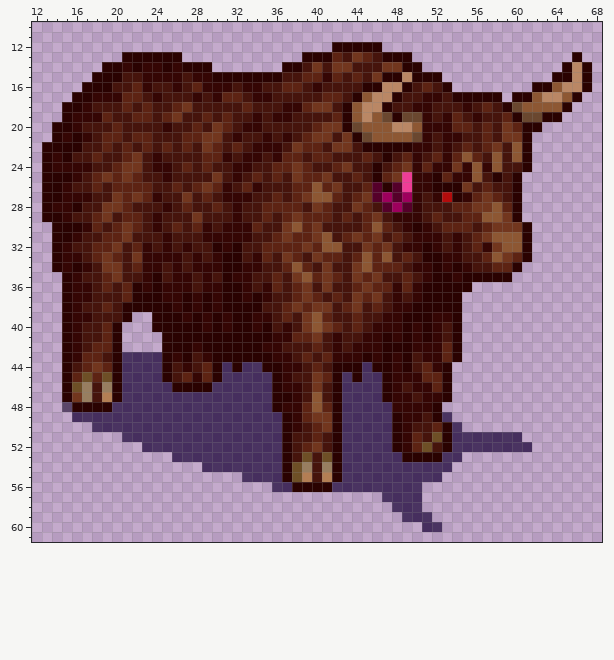
Sprite sheet, stored at images/units/bulls/bull.png. Above: the version before the commit.
The file is 72x72 pixels. Shown: x 12..68, y 10..61.
New version:
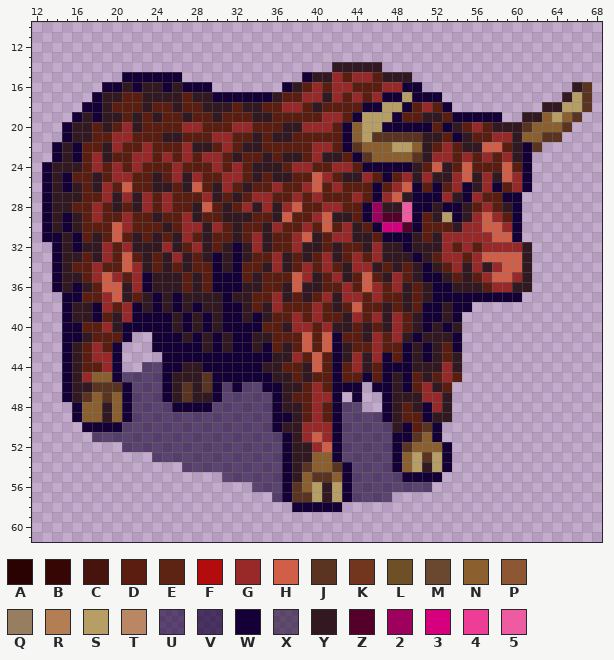
Palette (. is transparent): A #2a0201  B #350604  C #46140c  D #5c1d11  E #5d2313  F #b30c0c  G #992828  H #d15e47  J #5a3321  K #72361e  L #6e4f26  M #6a472f  N #8b602e  P #8d5733  Q #987e60  R #b37e54  S #b69e64  T #ba8765  U #16003499  V #160034b3  W #140036  X #342244b3  Y #321821  Z #55002a  2 #9e005d  3 #d6007f  4 #ee3d96  5 #ef5ba1
Difference:
Changed rows in their new state; - is an unchanged pixel.
first column x 13:
12 -----------------------------.....---------------------
13 --------......------------...........----------------.-
14 ------...........-------.....YYYYY....--------------...
15 -----...WWWWWW............WYYGDGGDYYY...-----------....
16 ----..WWYWYYWYWWW.......WYDGDGGDDDGGWW...--------....YJ
17 ---..WYYDDYYYYDYYWWWWWWYDDGGYGDGDGWWSWWW......-.....YSJ
18 --..WWYDDDYDDYDDYYYDYYDDGGDYDDDDWWSSWDGDW.........YYSSJ
19 --.WYWYYDYDYDDYDDYDDDYYDDDDDGGDWSSSWDDYYDWWWWW..YYNSNJ-
20 -.WYYDYDGYDDDDGGDDDGGDDDYYGGGDWNSSWWWWWDWYDGDYYYJNNNJ--
21 -.WYYDDGGDDDYYDDDGGDDYDYYDDDDDWNSJJJJJYYDWYDDGGYNNJJ---
22 .WYWDDYGDDGDDDGYYDGDYYDDDDDGGDWJNNNSSNYDGDYYHHDYWJ-----
23 .WYWDGYDDGGDGDGDGGDYDDYDYYDGYYDWJNNNNJYGGDGDGDGYW------
24 WYYYDGDGDGDDDGDDDGDGDYYYDGGDDGGDWWWWWYDHYDHDDDHDW------
25 WYWDDYDGGDDYDGYGDDGGDYDYYDDHGDYYGDWDGYGYYGHYGYHGW------
26 WYWYDYGDHDDYYDYHDYGDYDDGDDGHDGDDDWDGHWDWDGWYGWDGW------
27 WYYYDDGYGYGDGDDDGYDYDGGDDGDGDDDGDWGHYWWWGYWGDDWW-------
28 WYYDDGDYDYGDGDDYHDYDGYGYGHDDGGDDW2YY5WWYWWYDGDYW-------
29 WYWYDGDDGDDYDDGYDDYYYDDYHDDGHYYDW2ZZ5WDYSWYGHGDW-------
30 WYWYDDDHGDDDYDGGYGDYDDYGDDGDHDGYDW33ZWDDDYGGHHGW.------
31 WWYWDYDHDYDYDYGDYDDYDGYDDGHYDGGYYDWWWYDYGGGGGHHW.------
32 -WYWYYGDGYYYGYDGYDYWYGYDDGYYDYDDYGYYWYYYGDGDGGGGY------
33 -WYYDYGDHDYDYGYDYWYWYDDGYDYDGYDGDGYYYWYDGGDGHHHHY------
34 -WYDDGDDHGYDYDYDDWYWDDYGYDGDGDYGGYDYDYWYDGYGYGHHY------
35 -WYYDGHGDGWYYYDYDWWWDYDDDHGYDGYDHDYGDYWWYDYDGHHGY------
36 -WYWYDHHYGWYYYDYDWWWYYDDYHYYDDGDHGDGYDYWWYYYDGGYY------
37 --WWDDGHYDYWYWYYYYWYYDDGYDYDGYGGDGDDYDYWWWWWWWWW-------
38 --WYYWGDGWYWYWYWYYWWYDYGDDDGDYDHDDYDYDWWYWW------------
39 --WYYWDYGWWWWYWYWYWWYWYDDGDGDDYGDGYGDYWWYW-------------
40 --WWDDGYWWWWWYWYWYWWWWDDYGGDGYYDYDYGDYWYWY-------------
41 --WWYDDDW--WWWYWYWYWWYYDDDHDHWDDYGDGYWYYYW-------------
42 --WYDGDW---WWWWWYWYWWYWDYDHDHWYDDGDDWYWYDW-------------
43 --WYDGGW....WWWWWWWWWWWYYGDHDWYGYGWDWYWYDY-------------
44 --WYDDGW..UUWWYYWWWWWWYYDDYHDWDGYDWWWYYYGY-------------
45 --WYGNNWUUUUWYYYJWWWWWWYYDYDDWDDWDWYWDYDGD-------------
46 --WYYJJJWUUUWYJYJWUWUUWWYYDGDWWW.WWYWDGYD--------------
47 --WYJNJNWUUUWYJYYWUUUUUWYDDGGW.W..WYYYGGY--------------
48 --.WNNYNWUUUUWWWWUUUUUUWYYDGDWUU..WYDYWGY--------------
49 ---WNNYNWUUUUUUUUUUUUUUWWYDGDWUUUUWYDDWYY--------------
50 ----WWWWUUUUUUUUUUUUUUUWYYGGGWUUUUUYWDJW..-------------
51 -----UUUUUUUUUUUUUUUUUUUWYGHGWUUUUUWWJNW........-------
52 --------UUUUUUUUUUUUUUUUWYYGHWUUUUUWJNNNW........------
53 -----------UUUUUUUUUUUUUWYYNNWUUUUUWNSJSW.-------------
54 --------------UUUUUUUUUUWYJNNJWUUUUWNSYSW--------------
55 ------------------UUUUUUWYNJJNWUUUUUWWWW---------------
56 ---------------------UUUWJNSYSWUUUUUUUU----------------
57 -----------------------UWJJSYSWUUUU...-----------------
58 -------------------------WWWWW-----...-----------------
59 ------------------------------------...----------------
60 --------------------------------------..---------------
Boxes around the changes in both pictures, in picture pixels (x1, y1, x2, y2):
changed: (42, 42, 592, 532)
